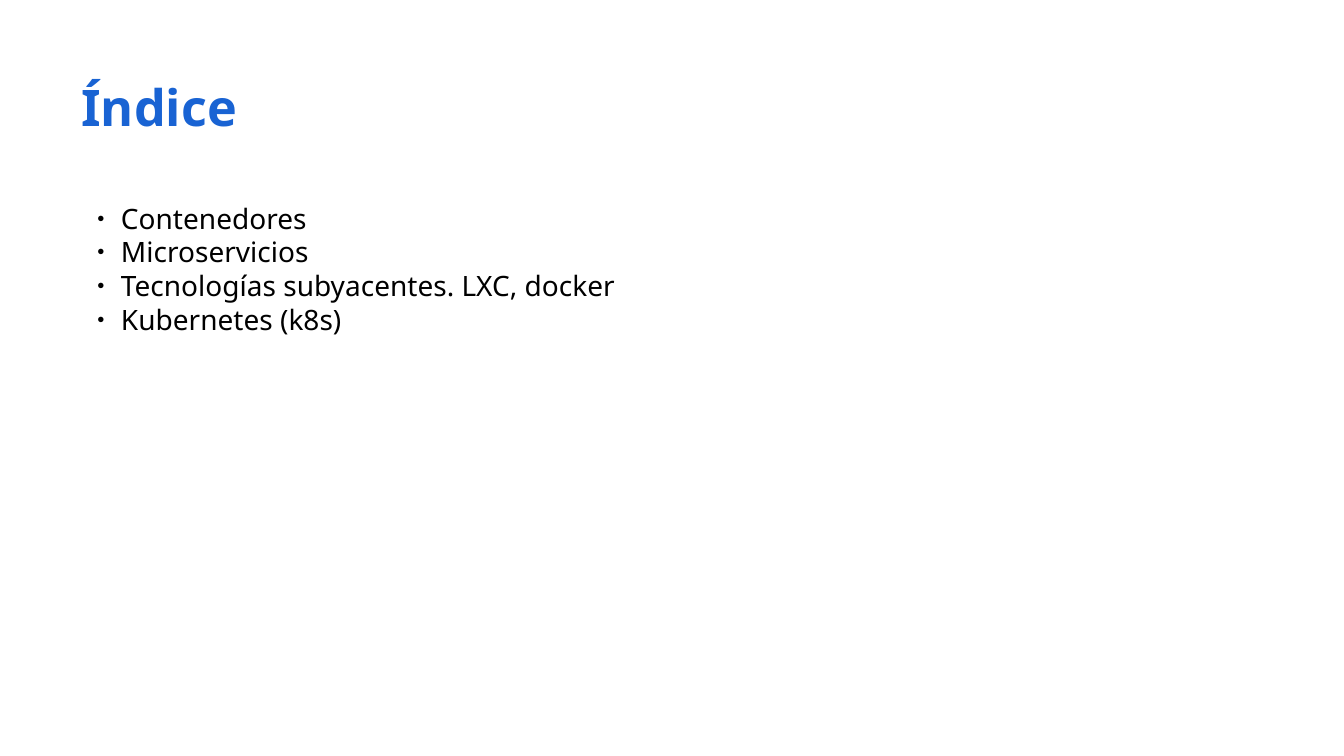
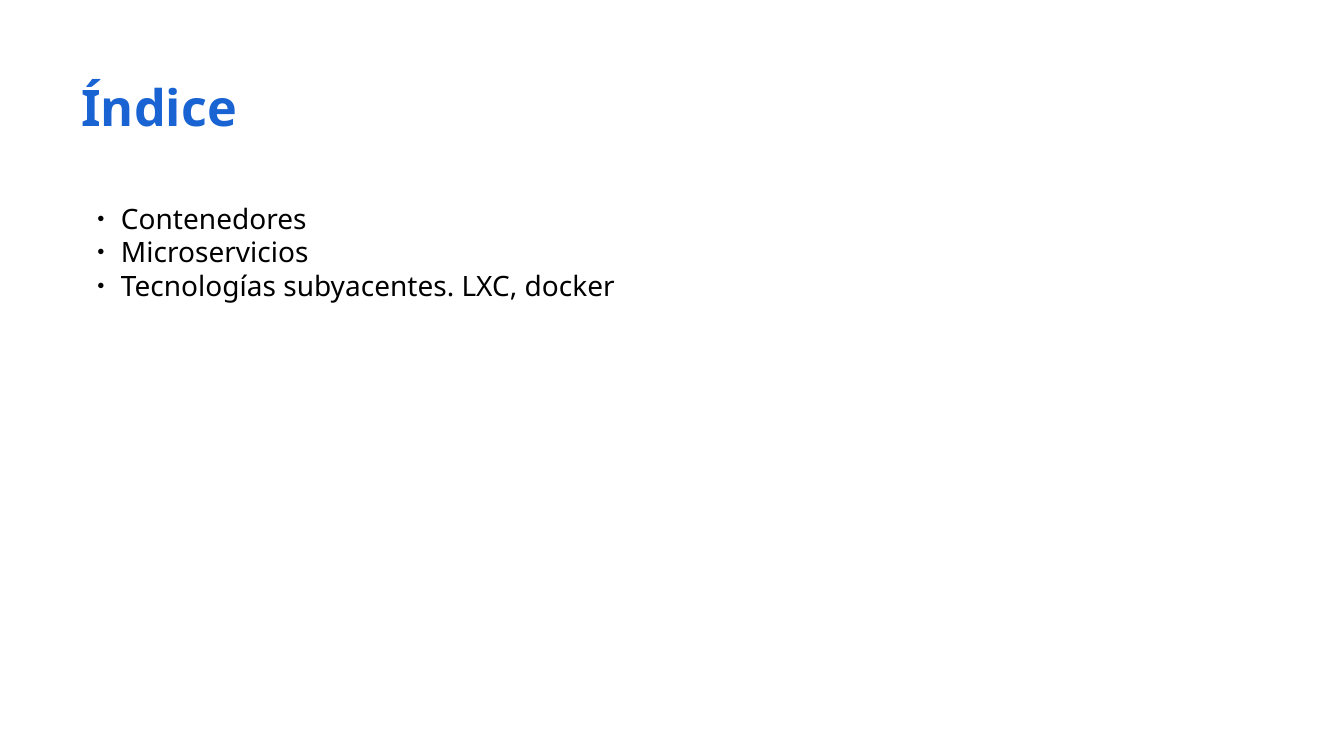
Before and after one commit to iesgn/kubernetes-storm, a slide deck: slide 5 of unidad1/presentacion_unidad1.odp. Drawn at 1344x756 pixels with LibreOffice and Linux fonts; fonts in the diff are those of the drawing. Boxes give left, top, right and bottom in pixels: in the first picture for what was removed or moved away, otherwise in the second. Text is boxed around its words. In the diff, an @@ line names an element or a change of style, - is before the commit and + after.

```diff
--- a/unidad1/presentacion_unidad1.odp
+++ b/unidad1/presentacion_unidad1.odp
@@ text at [121,308,341,335]: paragraph removed @@
-● Kubernetes (k8s)
```
Also in this commit, not shown: 1 other slide changed, 13 slides removed, 42 other files.
